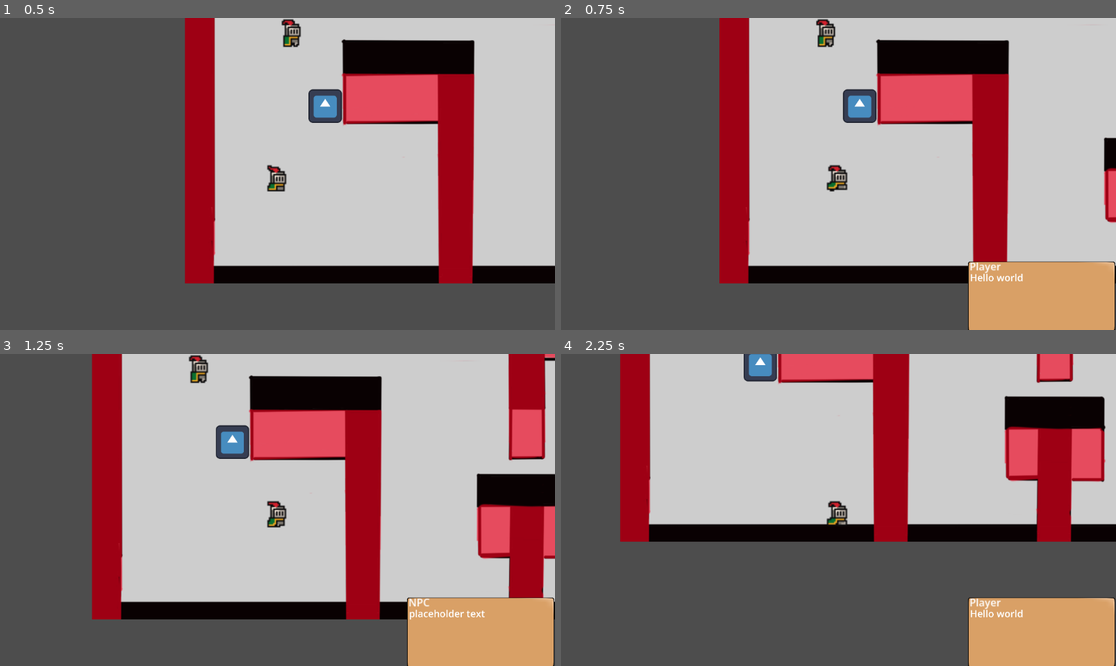
Above: before the commit, frames 1-4 (two rows, left to right).
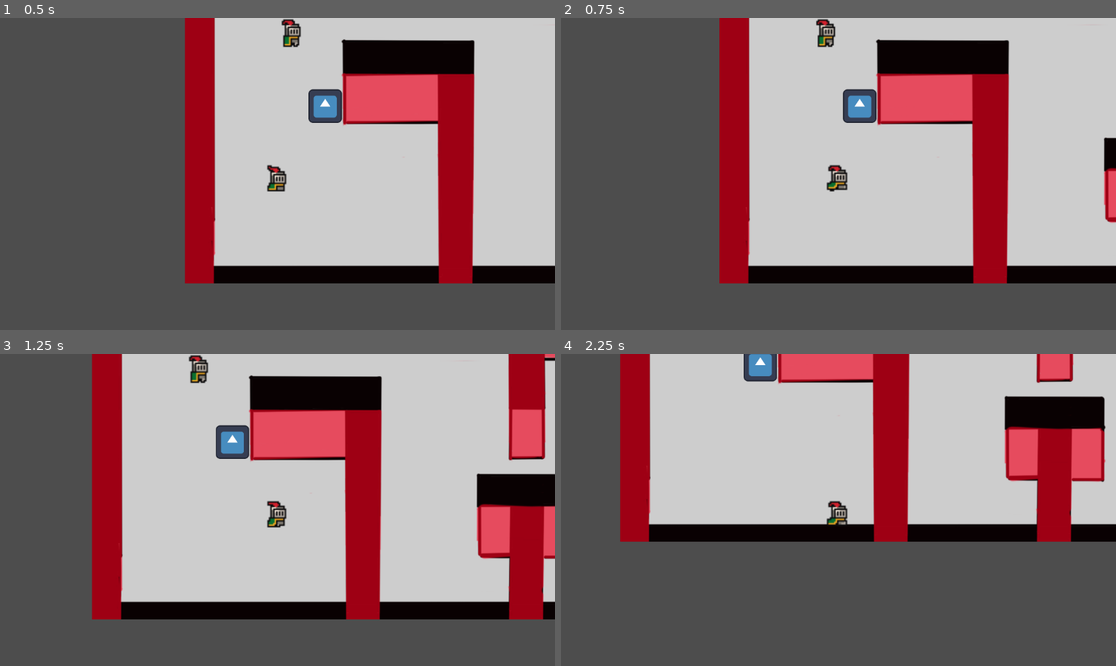
Above: after the commit, the same moments.

Repository: IvanGutsev/PlovdivGameJam2026
Game: Godot game, scene res://Scenes/main.tscn
Same seed, same stepped clock (60 frames per second), same inputs: the game is played once before the commit and once after it. The engine's default icon, where the game draws it, is replaced by a stand-in: a white triangle on a blue panel in a dark square.
Inputs:
- Up to frame 1 (0.5 s): no input
- Up to frame 2 (0.75 s): tap Enter (ui_accept) at 0.5 s; hold D (right) from 0.53 s (still down); hold E (interact) from 0.53 s (still down)
- Up to frame 3 (1.25 s): keep holding D (right); keep holding E (interact); tap Enter (ui_accept) at 0.77 s
- Up to frame 4 (2.25 s): release D (right) at 1.28 s; release E (interact) at 1.28 s; hold S (down) 1.28-2.03 s; tap E (interact) at 1.35 s; tap Enter (ui_accept) at 1.52 s; hold D (right) from 2.03 s (still down); hold E (interact) from 2.03 s (still down); tap M (mask and unmask) at 2.1 s

Frame 1 is identical in both runs. In frame 2, 5.8% of the frame differs, in the area x 73-100%, y 77-100%; in frame 3, 5.8%; in frame 4, 5.8%.

Commit message:
NPC wont talk unless mask is equiped

Diff:
--- /dev/null
+++ b/Scenes/canvas_layer.tscn
@@ -0,0 +1,21 @@
+[gd_scene format=3 uid="uid://bsj8ueuo3quoh"]
+
+[ext_resource type="PackedScene" uid="uid://emfqptl31amd" path="res://Dialogue/dialogue_box.tscn" id="1_5oaki"]
+
+[node name="CanvasLayer" type="CanvasLayer" unique_id=184912528]
+
+[node name="Control" type="Control" parent="." unique_id=175501586]
+layout_mode = 3
+anchors_preset = 0
+offset_right = 40.0
+offset_bottom = 40.0
+
+[node name="VBoxContainer" type="VBoxContainer" parent="Control" unique_id=1444453250]
+layout_mode = 0
+offset_left = 845.0
+offset_top = 506.0
+offset_right = 885.0
+offset_bottom = 546.0
+
+[node name="DialogueBox" parent="Control/VBoxContainer" unique_id=1232382886 instance=ExtResource("1_5oaki")]
+layout_mode = 2
--- a/Scenes/main.tscn
+++ b/Scenes/main.tscn
@@ -4,7 +4,7 @@
 [ext_resource type="PackedScene" uid="uid://bngdwclfakgcw" path="res://Scenes/player.tscn" id="1_jjgbg"]
 [ext_resource type="PackedScene" uid="uid://deoe4m4qlfopx" path="res://Scenes/level_1.tscn" id="1_kry3j"]
 [ext_resource type="PackedScene" uid="uid://nqdnb6sw600a" path="res://Scenes/npc.tscn" id="2_bo1nx"]
-[ext_resource type="PackedScene" uid="uid://emfqptl31amd" path="res://Dialogue/dialogue_box.tscn" id="3_8gbba"]
+[ext_resource type="PackedScene" uid="uid://bsj8ueuo3quoh" path="res://Scenes/canvas_layer.tscn" id="4_21xkr"]
 [ext_resource type="PackedScene" uid="uid://dv5yvhciupxu5" path="res://Scenes/mask.tscn" id="4_jjvhh"]
 
 [node name="Main" type="Node2D" unique_id=158342298]
@@ -18,23 +18,7 @@
 [node name="Camera2D" type="Camera2D" parent="Player" unique_id=414048392]
 zoom = Vector2(3, 3)
 
-[node name="CanvasLayer" type="CanvasLayer" parent="Player/Camera2D" unique_id=2082481141]
-
-[node name="Control" type="Control" parent="Player/Camera2D/CanvasLayer" unique_id=121191491]
-layout_mode = 3
-anchors_preset = 0
-offset_right = 40.0
-offset_bottom = 40.0
-
-[node name="VBoxContainer" type="VBoxContainer" parent="Player/Camera2D/CanvasLayer/Control" unique_id=2131094936]
-layout_mode = 0
-offset_left = 845.0
-offset_top = 506.0
-offset_right = 885.0
-offset_bottom = 546.0
-
-[node name="DialogueBox" parent="Player/Camera2D/CanvasLayer/Control/VBoxContainer" unique_id=1812447707 instance=ExtResource("3_8gbba")]
-layout_mode = 2
+[node name="CanvasLayer" parent="Player/Camera2D" unique_id=184912528 instance=ExtResource("4_21xkr")]
 
 [node name="NPC" parent="." unique_id=248751030 instance=ExtResource("2_bo1nx")]
 position = Vector2(10, -100)
--- a/Scripts/npc.gd
+++ b/Scripts/npc.gd
@@ -50,11 +50,12 @@
 
 	if Input.is_action_pressed("interact"):
 		#check whether the player can talk to the npc (does he have a mask?)
-		print("chatting with npc");
-		$"../Player/Camera2D/CanvasLayer/Control/VBoxContainer/DialogueBox".start();
-		is_chatting = true;
-		is_roaming = false;
-		animated_sprite.play("idle");
+		if Global.can_talk:
+			print("chatting with npc");
+			$"../Player/Camera2D/CanvasLayer/Control/VBoxContainer/DialogueBox".start();
+			is_chatting = true;
+			is_roaming = false;
+			animated_sprite.play("idle");
 
 func choose(array):
 	array.shuffle();
--- a/Scripts/player.gd
+++ b/Scripts/player.gd
@@ -61,5 +61,5 @@
 
 
 func _on_mask_take_mask() -> void:
-	state = MASKED;
+	Global.can_talk = true;
 	print("mask taken");
